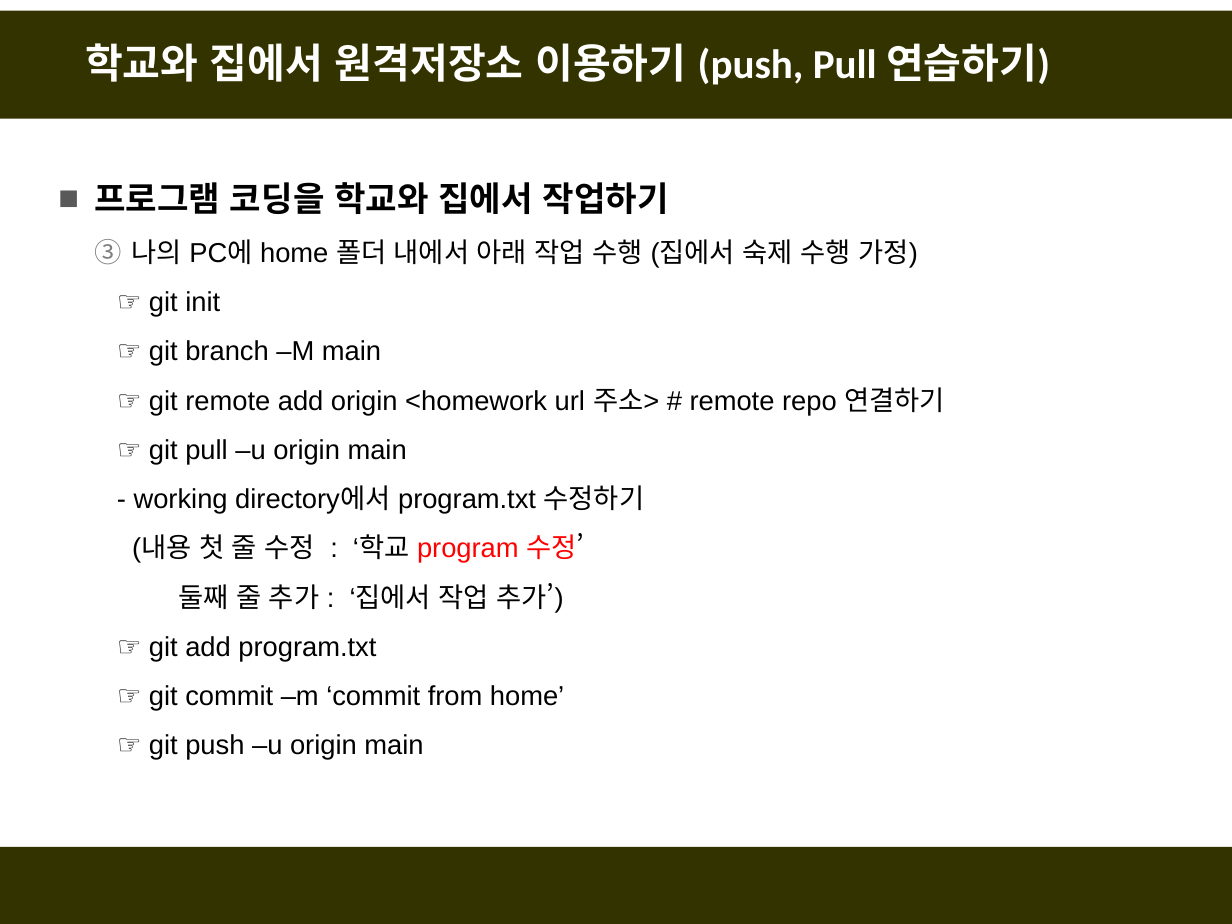
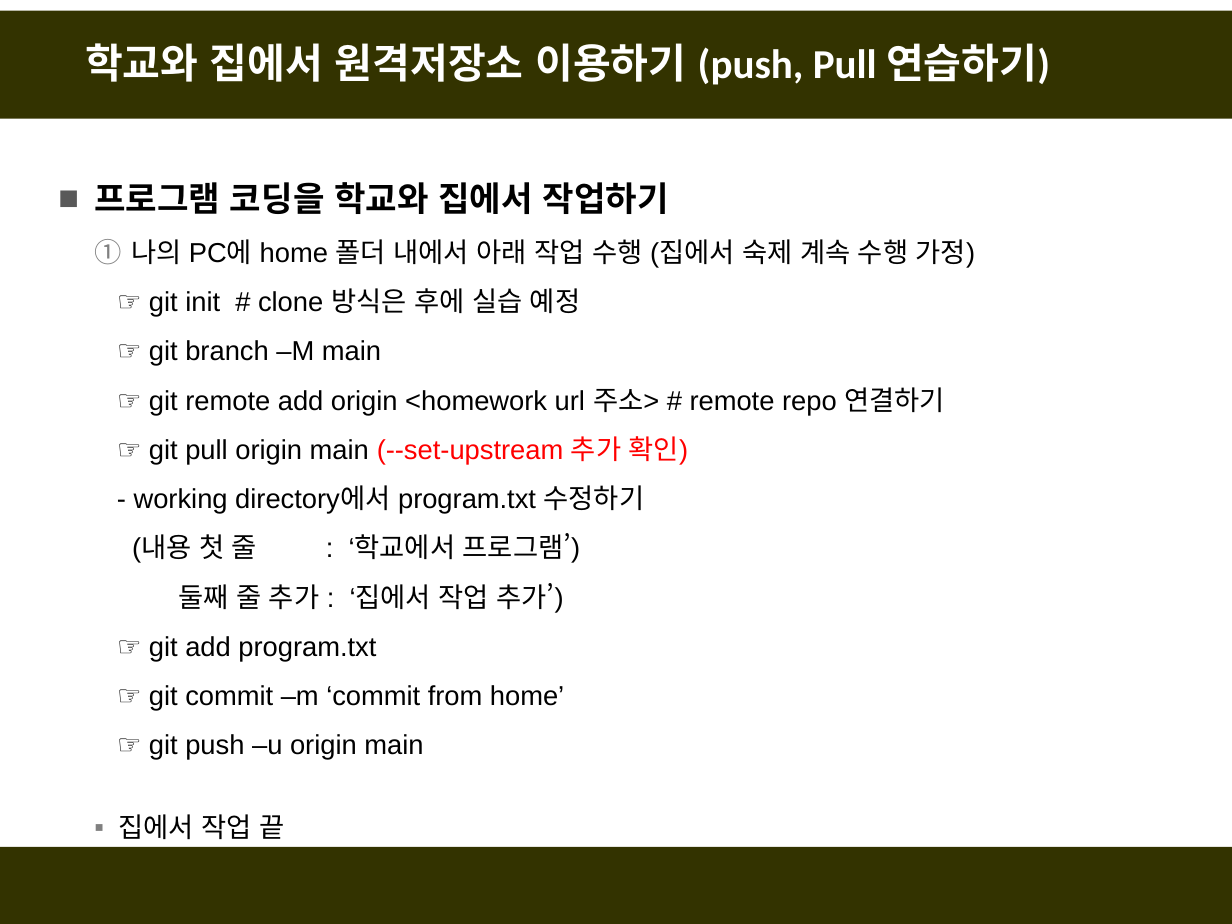
Before and after one commit to fasthill/github-lecture, a slide deck: slide 37 of git및github첫걸음2-원격저장소만들기.pptx. Drawn at 1232x924 pixels with LibreOffice and Linux fonts; fonts in the diff are those of the drawing. Boxes give left, top, right and bottom in pixels: in the first picture for what was removed or moved away, otherwise in the second. Text is boxed around its words. In the diff, an @@ line names an element or a change of style, - is before the commit and + after.

```diff
--- a/git및github첫걸음2-원격저장소만들기.pptx
+++ b/git및github첫걸음2-원격저장소만들기.pptx
@@ text at (131, 239, 976, 317): text changed @@
-  3. 나의 PC에 home 폴더 내에서 아래 작업 수행 (집에서 숙제 수행 가정)
-  ☞ git init
+  1. 나의 PC에 home 폴더 내에서 아래 작업 수행 (집에서 숙제 계속 수행 가정)
+  ☞ git init # clone 방식은 후에 실습 예정
@@ text at (149, 436, 688, 465): text changed; text colour #000000 to #FF0000 @@
-  ☞ git pull –u origin main
+  ☞ git pull origin main (--set-upstream 추가 확인)
@@ text at (132, 533, 580, 563): text changed @@
-  (내용 첫 줄 수정 : ‘학교 program 수정’
+  (내용 첫 줄 : ‘학교에서 프로그램’)
@@ text at (119, 814, 285, 840): paragraph added @@
+  ▪ 집에서 작업 끝
```
Also in this commit, not shown: 2 other slides changed, 3 slides added, 1 slide removed.
